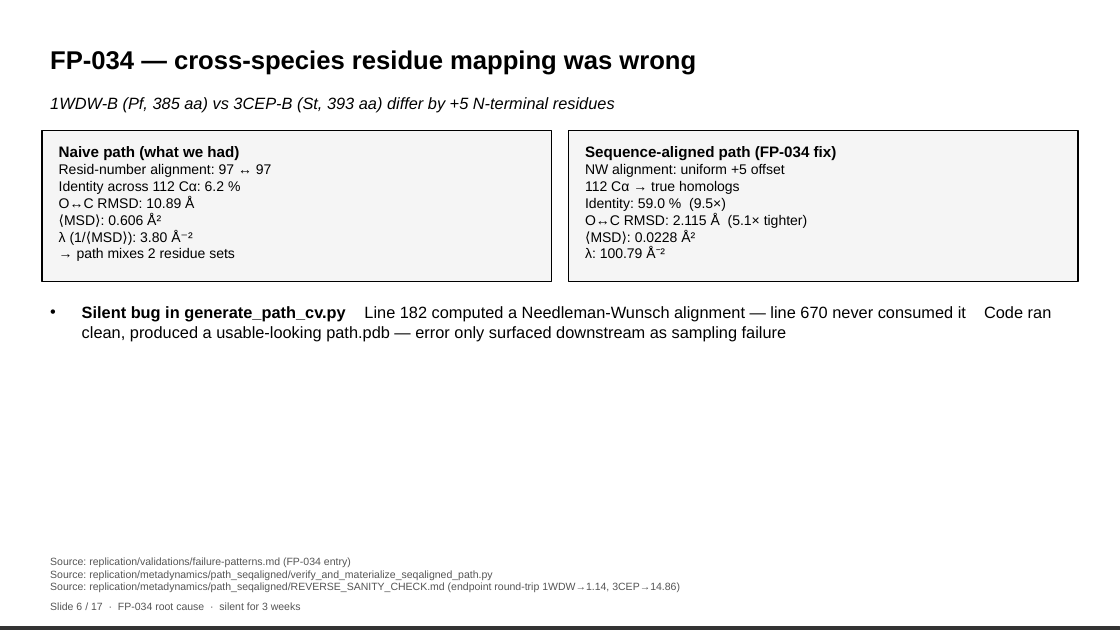
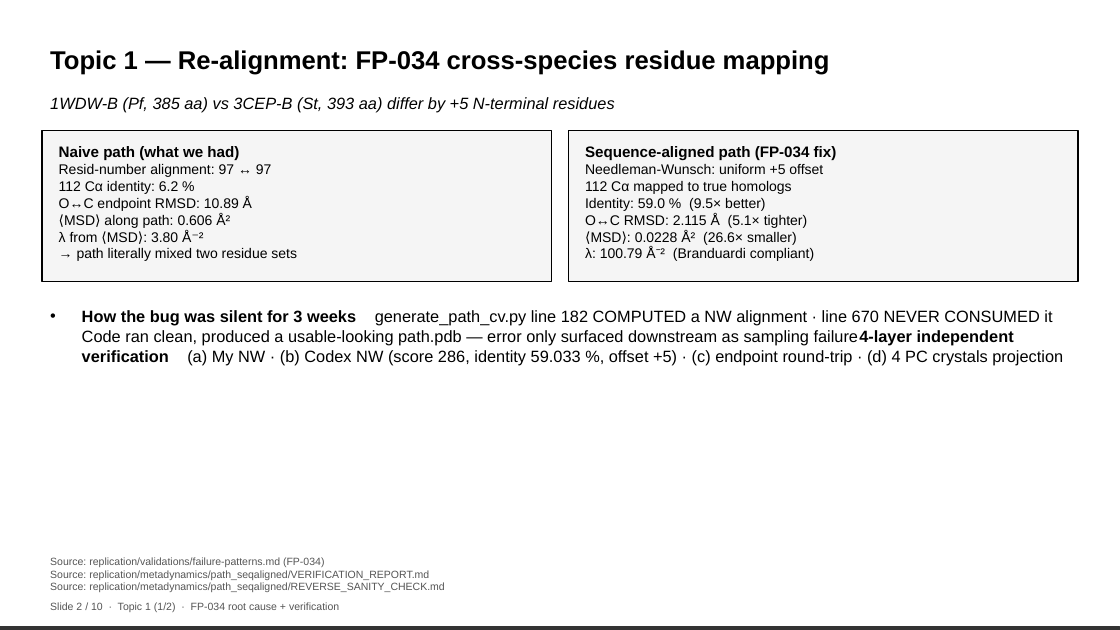
Before and after one commit to alex051107/trpb-metadynamics-replication, a slide deck: slide 3 of reports/GroupMeeting_2026-04-24.pptx (slide 7 before the commit). Drawn at 1120x630 pixels with LibreOffice and Linux fonts; fonts in the diff are those of the drawing. Boxes give left, top, right and bottom in pixels: in the first picture for what was removed or moved away, otherwise in the second. Text is boxed around its words. In the diff, an @@ line names an element or a change of style, - is before the commit and + after.

Commit message:
GroupMeeting 2026-04-24 v3: 5-topic slides + clean FES figure + Codex v2 diagnosis
Slides (11 pages, focused 5 topics per PM):
 1-2  roadmap
 3-4  Topic 1 Re-alignment  (FP-034 dual-box + numerical + visual + start.gro soft-min)
 5    Topic 2 Miguel author parameter contract
 6-7  Topic 3 Current results  (s(t) trace + (s,z) 2D pilot vs baseline)
 8    Topic 4 10-walker story  (v1 scancel + v2 FAILED + v3 pipeline pending)
 9-10 Topic 5 ML-layer audit + v2.0 pivot + 2026-05-01 hard gate
 11   Summary + anti-overclaim + Q&A

Figure sz_2d_distribution.png  (clean FES(s,z) side-by-side):
 - Panel a: naive path baseline 45324928, 16 ns, 81 479 single-walker frames
 - Panel b: seq-aligned pilot 45515869, 8 ns, 40 193 single-walker frames
 - ONLY single-walker initial runs (10-walker v1/v2 both unusable)
 - Honest exploration claim: 6.8x wider max-s, s ∈ [1.00, 12.87]
 - Reproducible: reports/figures/plot_sz_distribution.py + raw COLVAR

TechDoc updates:
 - § 1.6a how-compared (same start.gro / Miguel params, only path.pdb differs)
 - § 1.6b how-alignment (Biopython NW BLOSUM62, uniform +5 offset, 59.0% identity)
 - § 1.6c NW role = formal verification (prove no indel in 112 residues), not novel discovery
 - § 2.4 visual proof + start.gro s=7.09 soft-min explanation (close to every MODEL, not biology)
 - § 5.4 v2 crash full diagnostic  (LINCS atoms 4463-4465, negative metad.bias, seed-dup)
 - § 5.5 v3 pipeline  (EM 1000 steps + NVT 100 ps + production, Codex-verified)
 - § 5.6 honest positioning  (single-walker figure only, 10-walker as next-week deliverable)

Tooling:
 - reports/tools/generate_groupmeeting.js  — new image+bullets renderer

```diff
--- a/reports/GroupMeeting_2026-04-24.pptx
+++ b/reports/GroupMeeting_2026-04-24.pptx
@@ text at bbox=[50, 50, 830, 75]: text changed @@
-FP-034 — cross-species residue mapping was wrong
+Topic 1 — Re-alignment: FP-034 cross-species residue mapping
@@ text at bbox=[585, 146, 837, 211]: text changed @@
-Sequence-aligned path (FP-034 fix)
-NW alignment: uniform +5 offset
-112 Cα → true homologs
-Identity: 59.0 % (9.5×)
+Sequence-aligned path (FP-034 fix)
+Needleman-Wunsch: uniform +5 offset
+112 Cα mapped to true homologs
+Identity: 59.0 % (9.5× better)
@@ text at bbox=[59, 181, 297, 261]: text changed @@
-Identity across 112 Cα: 6.2 %
-O↔C RMSD: 10.89 Å
-⟨MSD⟩: 0.606 Å²
-λ (1/⟨MSD⟩): 3.80 Å⁻²
-→ path mixes 2 residue sets
+112 Cα identity: 6.2 %
+O↔C endpoint RMSD: 10.89 Å
+⟨MSD⟩ along path: 0.606 Å²
+λ from ⟨MSD⟩: 3.80 Å⁻²
+→ path literally mixed two residue sets
@@ text at bbox=[585, 230, 814, 261]: text changed @@
-⟨MSD⟩: 0.0228 Å²
-λ: 100.79 Å⁻²
+⟨MSD⟩: 0.0228 Å² (26.6× smaller)
+λ: 100.79 Å⁻² (Branduardi compliant)
@@ text at bbox=[82, 310, 1063, 365]: text changed @@
-• Silent bug in generate_path_cv.py Line 182 computed a Needleman-Wunsch alignment — line 670 never consumed it Code ran clean, produced a usable-looking path.pdb — error only surfaced downstream as sampling failure
+• How the bug was silent for 3 weeks generate_path_cv.py line 182 COMPUTED a NW alignment · line 670 NEVER CONSUMED it Code ran clean, produced a usable-looking path.pdb — error only surfaced downstream as sampling failure4-layer independent verification (a) My NW · (b) Codex NW (score 286, identity 59.033 %, offset +5) · (c) endpoint round-trip · (d) 4 PC crystals projection
@@ text at bbox=[50, 557, 445, 592]: text changed @@
-Source: replication/validations/failure-patterns.md (FP-034 entry)
-Source: replication/metadynamics/path_seqaligned/verify_and_materialize_seqaligned_path.py
-Source: replication/metadynamics/path_seqaligned/REVERSE_SANITY_CHECK.md (endpoint round-trip 1WDW→1.14, 3CEP→14.86)
+Source: replication/validations/failure-patterns.md (FP-034)
+Source: replication/metadynamics/path_seqaligned/VERIFICATION_REPORT.md
+Source: replication/metadynamics/path_seqaligned/REVERSE_SANITY_CHECK.md
@@ text at bbox=[50, 602, 339, 612]: text changed @@
-Slide 6 / 17 · FP-034 root cause · silent for 3 weeks
+Slide 2 / 10 · Topic 1 (1/2) · FP-034 root cause + verification
```
Also in this commit, not shown: 5 other slides changed, 6 slides added, 13 slides removed, 5 other files.
